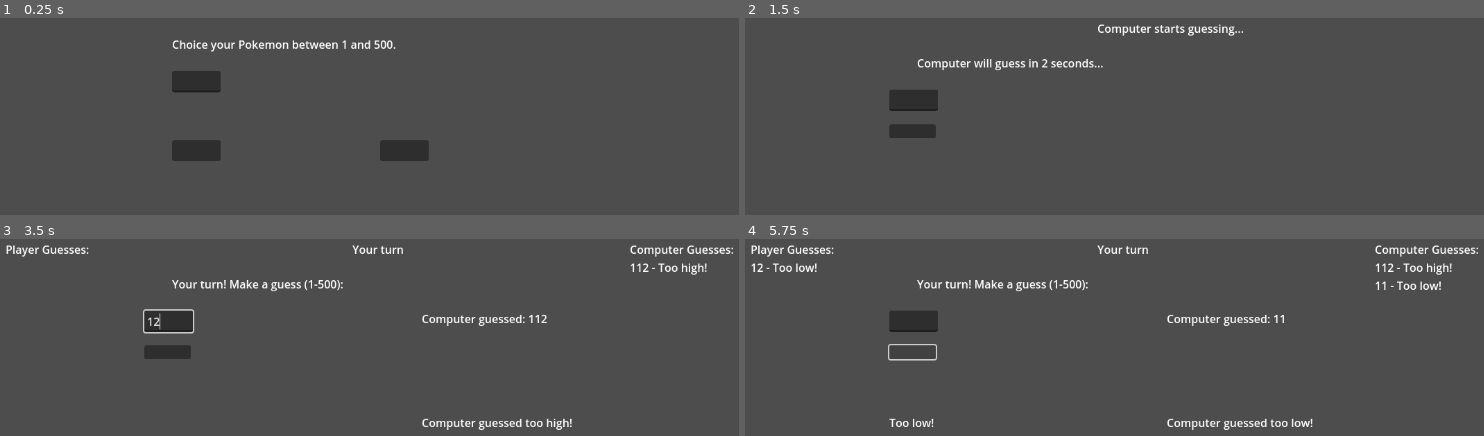
Above: before the commit, frames 1-4 (two rows, left to right).
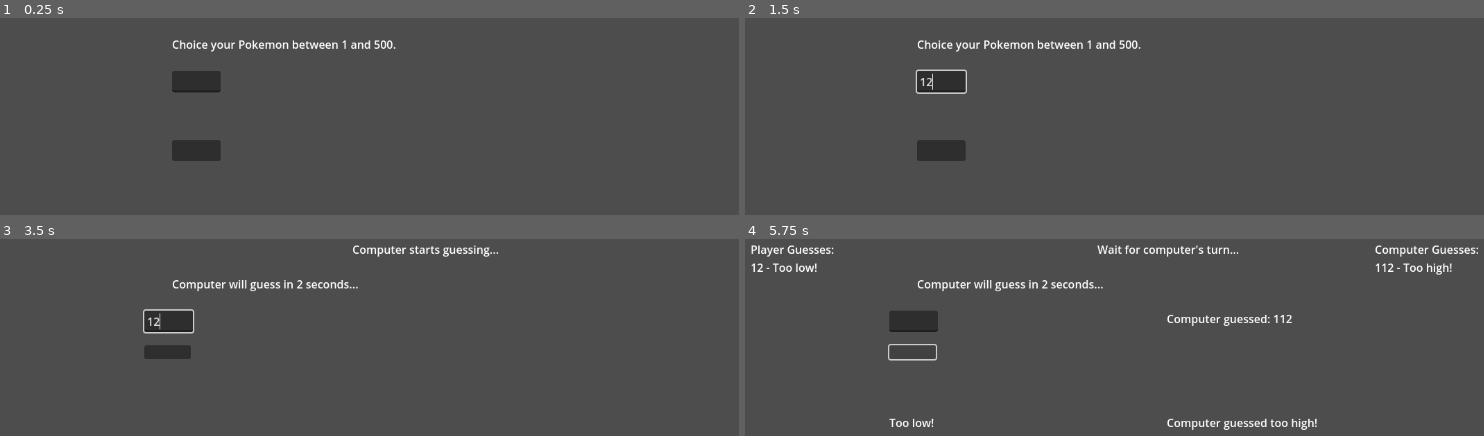
Above: after the commit, the same moments.

Repository: Quilfort/gameoff-2024
Game: Godot game, scene res://Scenes/before_battle.tscn
The game is run twice, just before and just after one commit, with the same random seed, the same clock (stepped at 60 frames per second) and the same inputs.
Inputs (mouse positions are in pixels of both pictures, inside the frame that each line leads up to):
- Up to frame 1 (0.25 s): no input
- Up to frame 2 (1.5 s): click (944, 81) at 0.52 s; type "12" at 0.6 s; click (1151, 149) at 1.27 s
- Up to frame 3 (3.5 s): click (199, 370) at 2.02 s; click (169, 321) at 2.77 s; type "12" at 2.85 s
- Up to frame 4 (5.75 s): click (914, 351) at 3.5 s; click (914, 351) at 4.25 s; click (914, 351) at 5 s

The runs differ from the first frame. In frame 1, 0.7% of the frame differs, in the area x 51-59%, y 61-73%; in frame 2, 4.3%, in the area x 19-68%, y 3-73%; in frame 3, 2.8%; in frame 4, 1.4%.

Commit message:
Remove Even button, get Computer Data by string

Diff:
--- a/game-off-2024/Scenes/before_battle.tscn
+++ b/game-off-2024/Scenes/before_battle.tscn
@@ -23,11 +23,4 @@
 offset_right = 370.0
 offset_bottom = 280.0
 
-[node name="EvenButton" type="Button" parent="."]
-offset_left = 600.0
-offset_top = 250.0
-offset_right = 670.0
-offset_bottom = 280.0
-
 [connection signal="pressed" from="StartButton" to="." method="_on_start_button_pressed"]
-[connection signal="pressed" from="EvenButton" to="." method="_on_even_button_pressed"]
--- a/game-off-2024/Scripts/before_battle.gd
+++ b/game-off-2024/Scripts/before_battle.gd
@@ -5,7 +5,9 @@
 var player_number = 0
 var game_started = false
 
-var computer = ComputerData.normal
+## Add Check to Default to Normal if Computer Name is not accesable
+var computer_player = "normal"
+var computer = ComputerData.get(computer_player)
 var computer_name = computer.name
 var computer_strategy = computer.computer_strategy.to_lower()
 
@@ -23,21 +25,6 @@
 			$StartLabel.text = "Please enter a number between 1 and %d." % MAX_NUMBER
 			return
 		game_started = true
-		BattleData.game_started = game_started
-		BattleData.player_number = player_number
-		ComputerData.computer_strategy = "normal"
-		$GuessInput.clear()
-		BattleData.MAX_NUMBER = MAX_NUMBER
-		get_tree().change_scene_to_file("res://Scenes/battle.tscn")
-
-
-func _on_even_button_pressed() -> void:
-	if !game_started:
-		player_number = $GuessInput.text.to_int()
-		if player_number < 1 or player_number > MAX_NUMBER:
-			$StartLabel.text = "Please enter a number between 1 and %d." % MAX_NUMBER
-			return
-		game_started = true
 		# Set Battle Data
 		BattleData.game_started = game_started
 		BattleData.player_number = player_number
